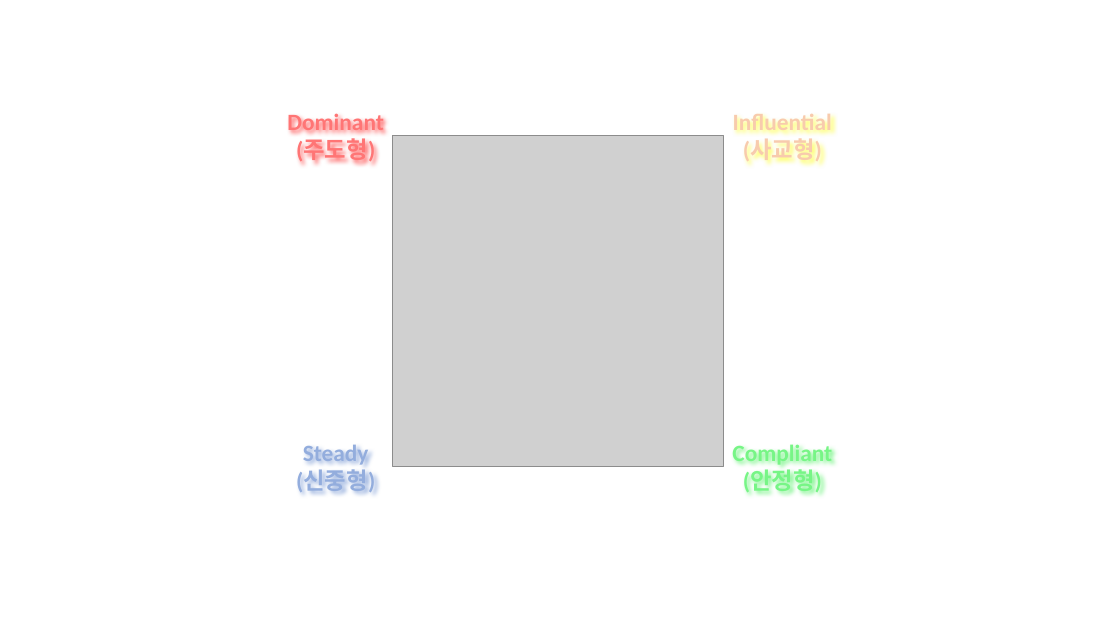
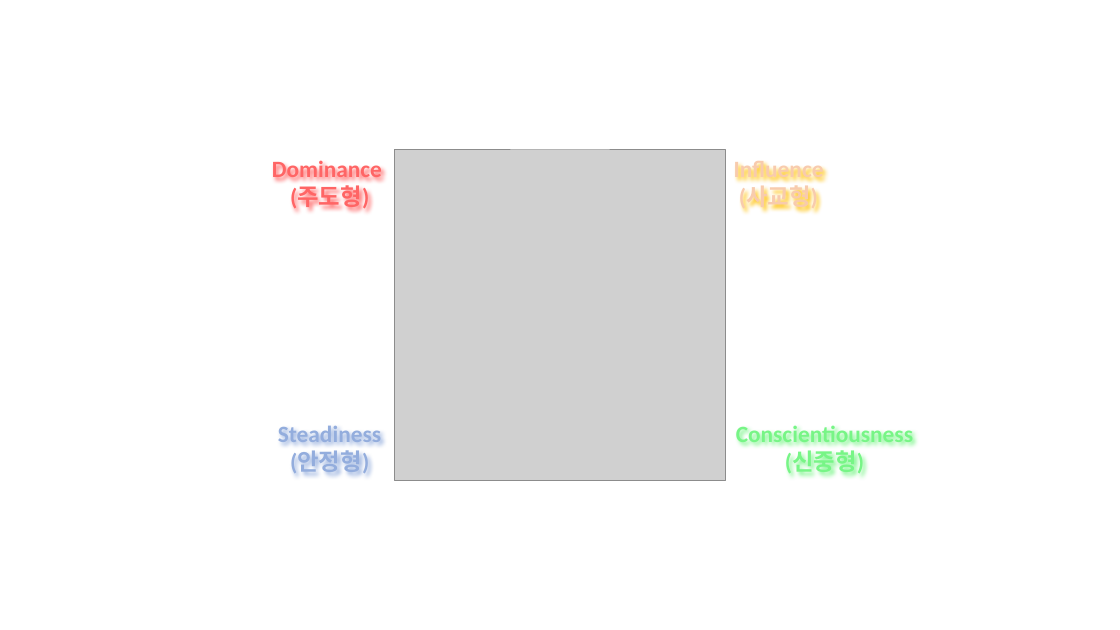
Before and after one commit to 8ugust/8ugust-disc, a slide deck: slide 2 of src/img/IMG.pptx. Drawn at 1120x630 pixels with LibreOffice and Linux fonts; fonts in the diff are those of the drawing; grey boxes stand for pictures. Boxes give left, top, right and bottom in pixels: in the first picture for what was removed or moved away, otherwise in the second. Text is boxed around its words. In the diff, an @@ line names an element or a change of style, - is before the commit and + after.

```diff
--- a/src/img/IMG.pptx
+++ b/src/img/IMG.pptx
@@ rectangle added at <box>511,116,610,149</box>, fill #FFFFFF @@
@@ text "Dominance": place and size @@
-text "Dominance" at <box>287,110,383,164</box>
+text "Dominance" at <box>272,157,382,211</box>
@@ text at <box>272,157,382,183</box>: text changed; text colour #FF7575 to #FF6565 @@
-Dominant
+Dominance
@@ picture: place and size @@
-picture at <box>393,135,724,465</box>
+picture at <box>395,150,726,480</box>
@@ text "Influence": place and size @@
-text "Influence" at <box>733,110,832,164</box>
+text "Influence" at <box>734,157,824,211</box>
@@ text at <box>734,157,824,183</box>: text changed @@
-Influential
+Influence
@@ text at <box>290,185,369,211</box>: text colour #FF7575 to #FF6565 in "(주도형)" @@
@@ text at <box>739,185,818,211</box>: alignment centre to left @@
@@ vertical alignment top to middle in 4 elements at <box>734,157,824,211</box>, <box>272,157,382,211</box>, <box>736,422,913,476</box>, <box>278,426,381,476</box> @@
@@ text "Steadiness": place and size @@
-text "Steadiness" at <box>732,441,832,495</box>
+text "Steadiness" at <box>278,426,381,476</box>
@@ text "Conscientiousness": place and size @@
-text "Conscientiousness" at <box>296,445,375,495</box>
+text "Conscientiousness" at <box>736,422,913,476</box>
@@ text at <box>278,426,381,442</box>: text changed; text colour #77F586 to #93ADDD @@
-Compliant
+Steadiness
@@ text at <box>736,422,913,448</box>: text changed; text colour #93ADDD to #77F586 @@
-Steady
+Conscientiousness
@@ text at <box>290,450,369,476</box>: text colour #77F586 to #93ADDD in "(안정형)" @@
@@ text at <box>785,450,864,476</box>: text colour #93ADDD to #77F586 in "(신중형)" @@
```
Also in this commit, not shown: 1 slide added, 1 slide removed, 16 other files.
